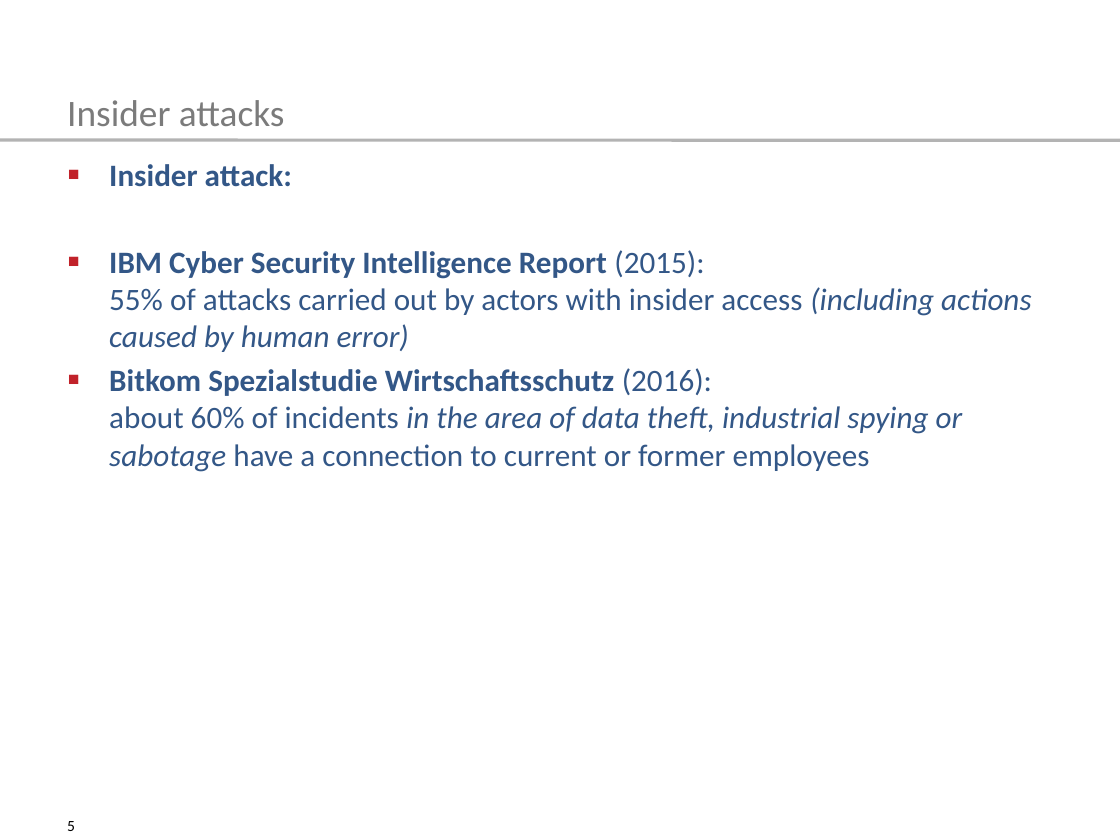
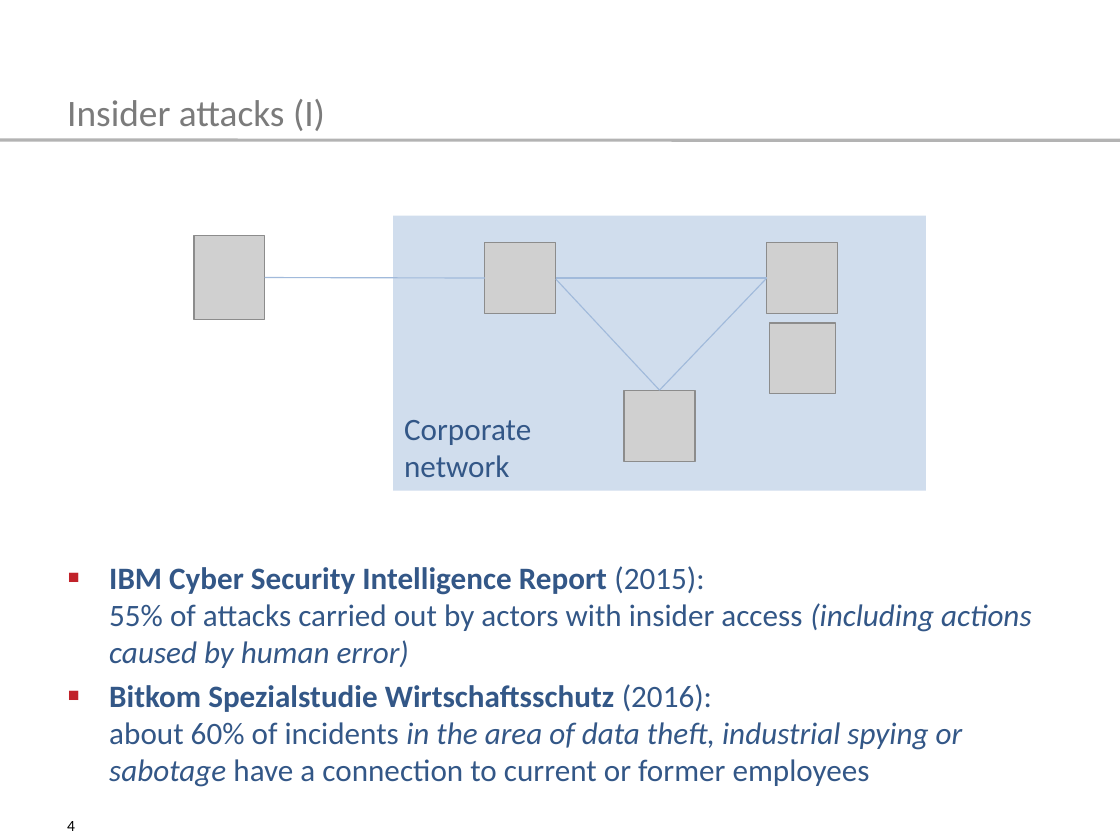
Before and after one commit to tompetersen/master-thesis, a slide deck: slide 4 of kolloquium/TemplateSlides2016.pptx (slide 5 before the commit). Drawn at 1120x840 pixels with LibreOffice and Linux fonts; fonts in the diff are those of the drawing; grey boxes stand for pictures. Boxes give left, top, right and bottom in pixels: in the first picture for what was removed or moved away, otherwise in the second. Text is boxed around its words. In the diff, an @@ line names an element or a change of style, - is before the commit and + after.

Commit message:
Updated presentation

```diff
--- a/kolloquium/TemplateSlides2016.pptx
+++ b/kolloquium/TemplateSlides2016.pptx
@@ title at [67,99,325,131]: text changed @@
-Insider attacks
+Insider attacks (I)
@@ text at [109,164,292,187]: paragraph removed @@
-▪ Insider attack:
@@ picture added at [194,235,264,319] @@
@@ rectangle added at [393,216,926,491], fill #D0DDED @@
@@ picture added at [485,243,556,314] @@
@@ picture added at [767,243,838,314] @@
@@ line added from (485, 278) to (264, 278), #A1BADB 0.75 pt @@
@@ line added from (556, 279) to (660, 390), #A1BADB 0.75 pt @@
@@ line added from (556, 278) to (767, 278), #A1BADB 0.75 pt @@
@@ line added from (767, 278) to (660, 390), #A1BADB 0.75 pt @@
@@ picture added at [769,323,836,393] @@
@@ picture added at [624,390,694,460] @@
@@ text added at [404,420,531,477], 20 pt, text #335787 @@
+Corporate
+network
@@ text "IBM Cyber Security Intelligence Report ...": place and size @@
-text "IBM Cyber Security Intelligence Report ..." at [109,164,1031,472]
+text "IBM Cyber Security Intelligence Report ..." at [109,566,1031,787]
@@ page number at [67,821,75,831]: text changed @@
-5
+4
```
Also in this commit, not shown: 2 other slides changed, 1 slide added, 5 other files.
